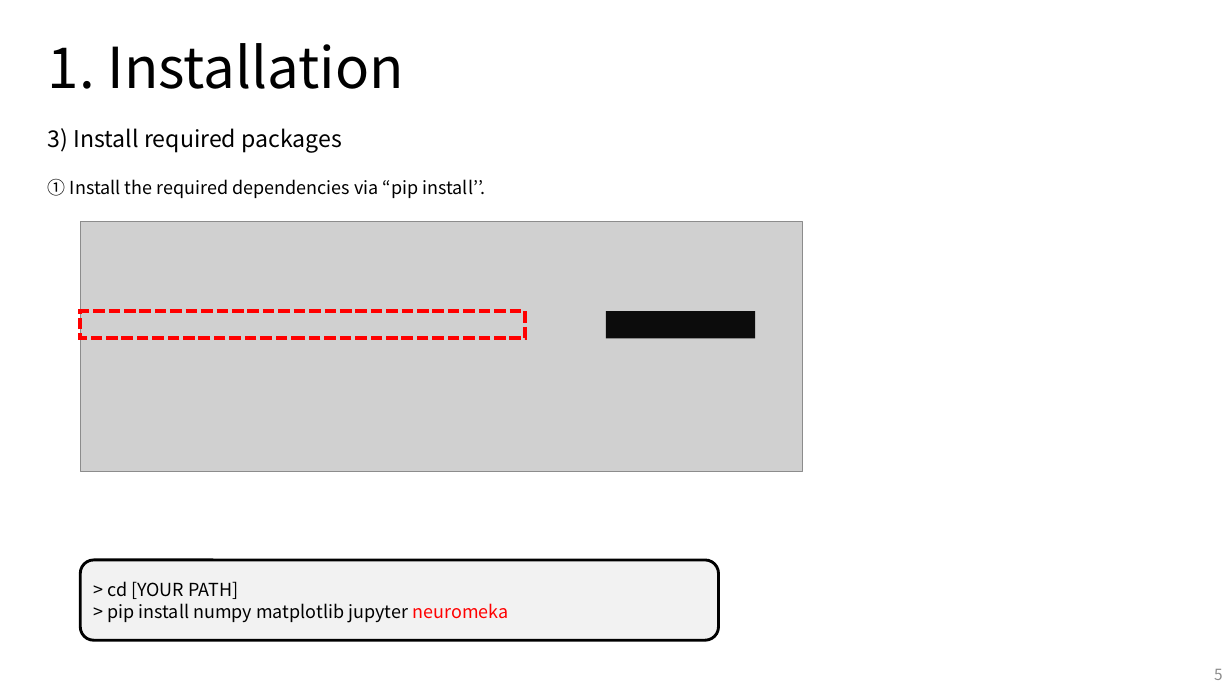
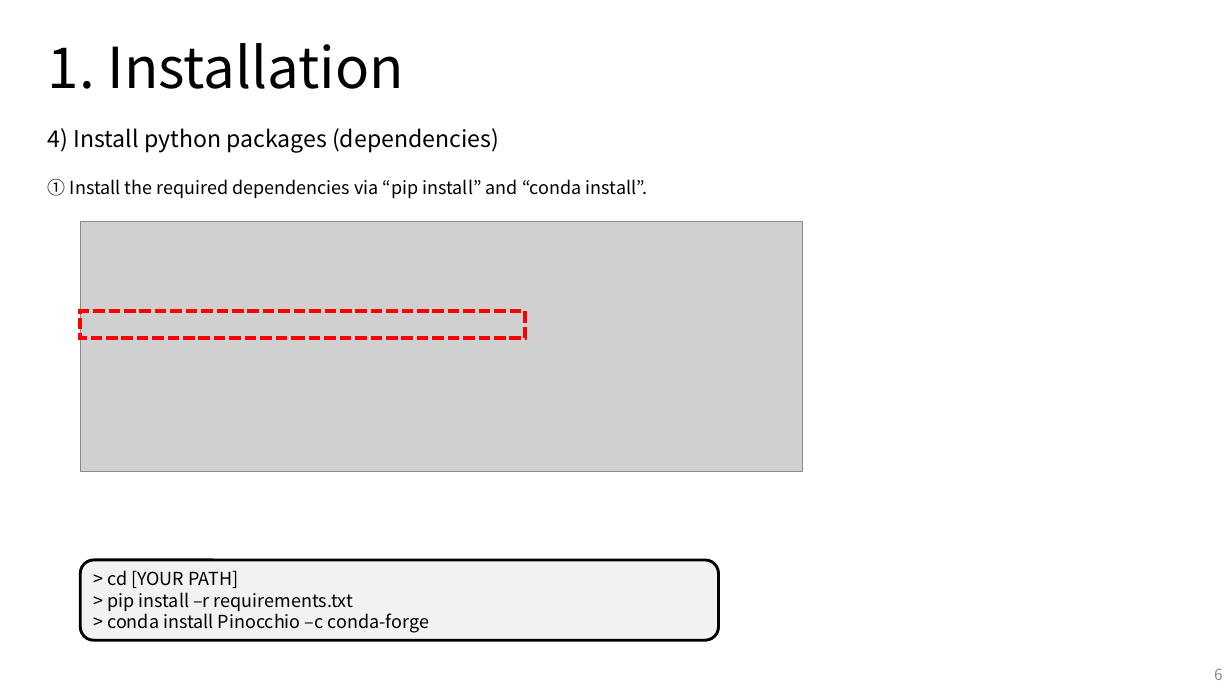
Before and after one commit to 0LYS0/mech439_pybullet, a slide deck: slide 6 of NRMK_Indy7/NRMK_Indy7 manual.pptx (slide 5 before the commit). Drawn at 1232x693 pixels with LibreOffice and Linux fonts; fonts in the diff are those of the drawing; grey boxes stand for pictures; background and template pictures are left out. Boxes give left, top, right and bottom in pixels: in the first picture for what was removed or moved away, otherwise in the second. Text is boxed around its words. In the diff, an @@ line names an element or a change of style, - is before the commit and + after.

```diff
--- a/NRMK_Indy7/NRMK_Indy7 manual.pptx
+++ b/NRMK_Indy7/NRMK_Indy7 manual.pptx
@@ text at (48,128,499,152): text changed @@
-3) Install required packages
+4) Install python packages (dependencies)
@@ text at (48,179,648,198): text changed @@
-① Install the required dependencies via “pip install’’.
+① Install the required dependencies via “pip install” and “conda install”.
@@ rectangle removed at (606,311,756,338) @@
@@ text in rounded rectangle at (107,592,429,633): text changed @@
-> pip install numpy matplotlib jupyter neuromeka
+> pip install –r requirements.txt
+> conda install Pinocchio –c conda-forge
@@ page number at (1214,668,1223,680): text changed @@
-5
+6
```
Also in this commit, not shown: 2 other slides changed, 2 slides added, 4 slides removed.
